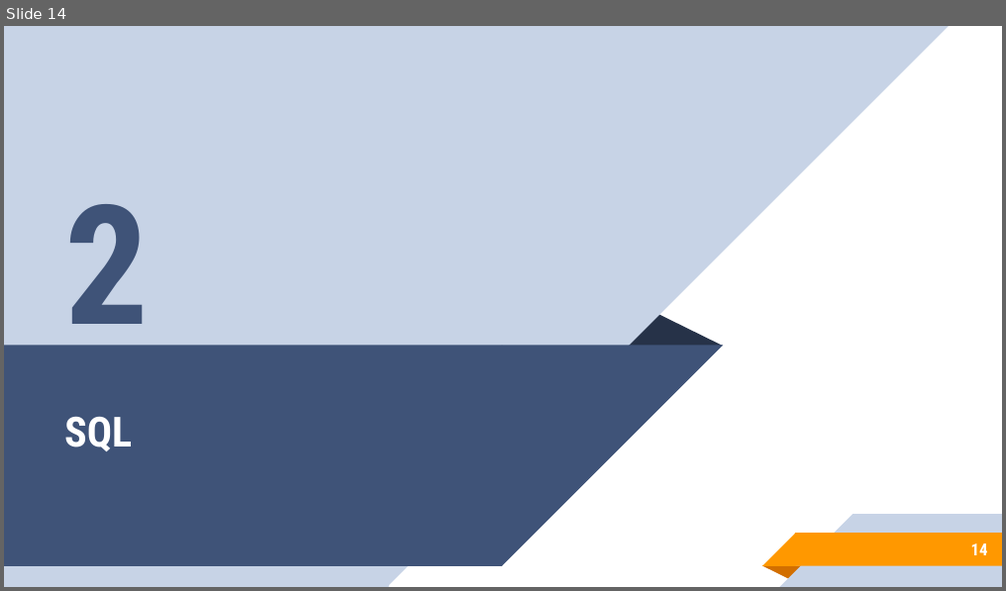
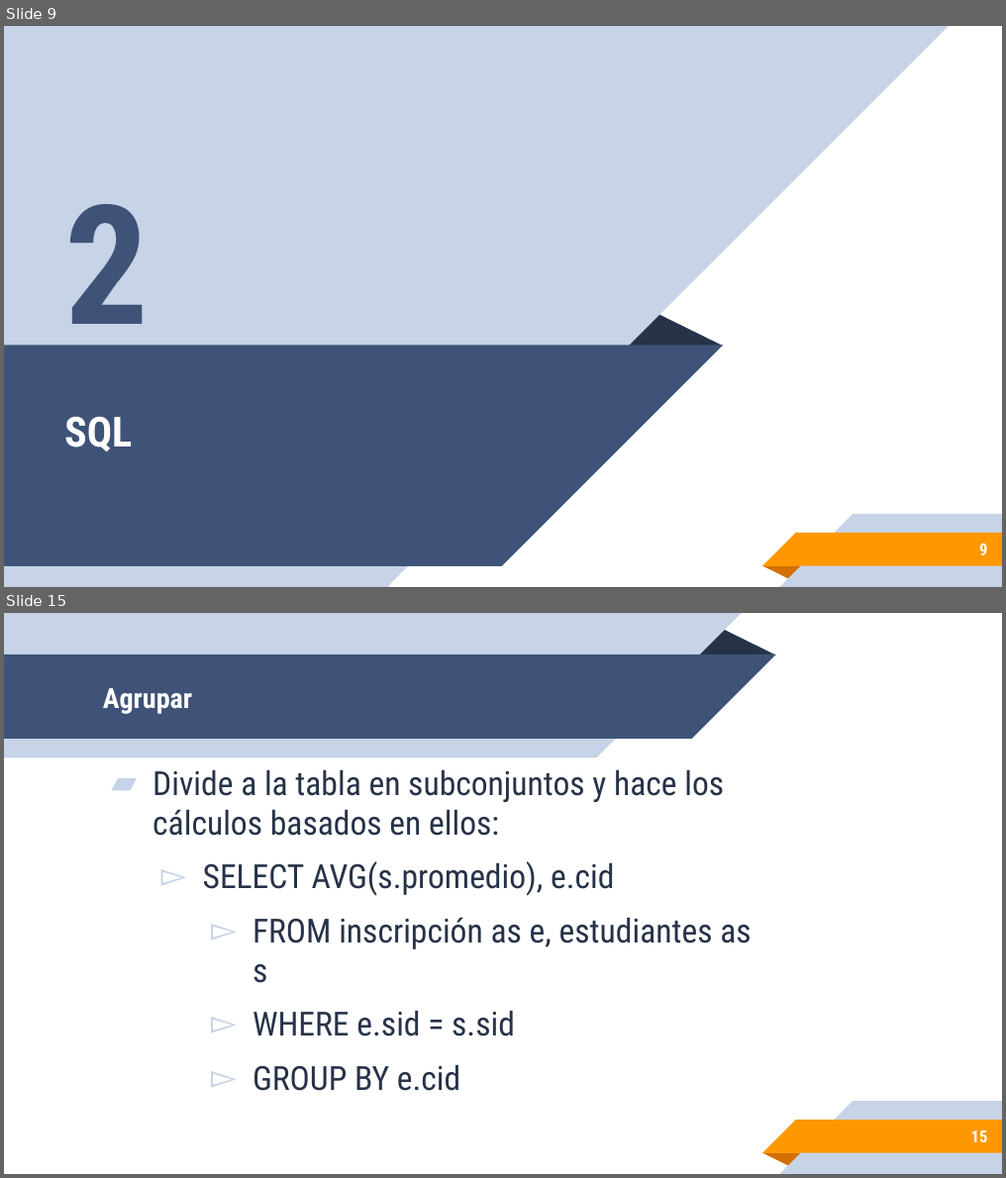
Before and after one commit to leonpalafox/dbclase, a slide deck: Slides/Clase_14_2018.pptx. Shown one above the other, each under a label of ours: slide 14 before the commit, slides 9 and 15 after it; the slides between them are not shown. The pictures are 1006x591 and 1006x1178 pixels, drawn with LibreOffice and Linux fonts; fonts in the diff are those of the drawing; background and template pictures are left out. Boxes give left, top, right and bottom in pixels: in the first picture for what was removed or moved away, otherwise in the second. Text is boxed around its words. In the diff, an @@ line names an element or a change of style, - is before the commit and + after.

```diff
--- a/Slides/Clase_14_2018.pptx
+++ b/Slides/Clase_14_2018.pptx
@@ slide 15 added at (x1=4, y1=613, x2=1002, y2=1174), background #FFFFFF; not listed: 5 template elements that a slide beside it also shows @@
@@ group added at (x1=4, y1=613, x2=775, y2=758): 2 rectangles, 2 right triangles, 1 triangle @@
@@ title added at (x1=103, y1=688, x2=192, y2=714), 20 pt, text #FFFFFF, bold @@
+Agrupar
@@ text added at (x1=152, y1=769, x2=750, y2=1091), 24 pt, text #263248 @@
+▰ Divide a la tabla en subconjuntos y hace los cálculos basados en ellos:
+  ▻ SELECT AVG(s.promedio), e.cid
+    ▻ FROM inscripción as e, estudiantes as s
+    ▻ WHERE e.sid = s.sid
+    ▻ GROUP BY e.cid
@@ page number added at (x1=971, y1=1131, x2=988, y2=1143), 12 pt, text #FFFFFF, bold @@
+15
@@ what was slide 14 is now slide 9 @@
@@ page number at (x1=979, y1=544, x2=987, y2=556): text changed @@
-14
+9
```
Also in this commit, not shown: 1 slide changed, 6 other slides added, 18 slides removed, 3 other files.
